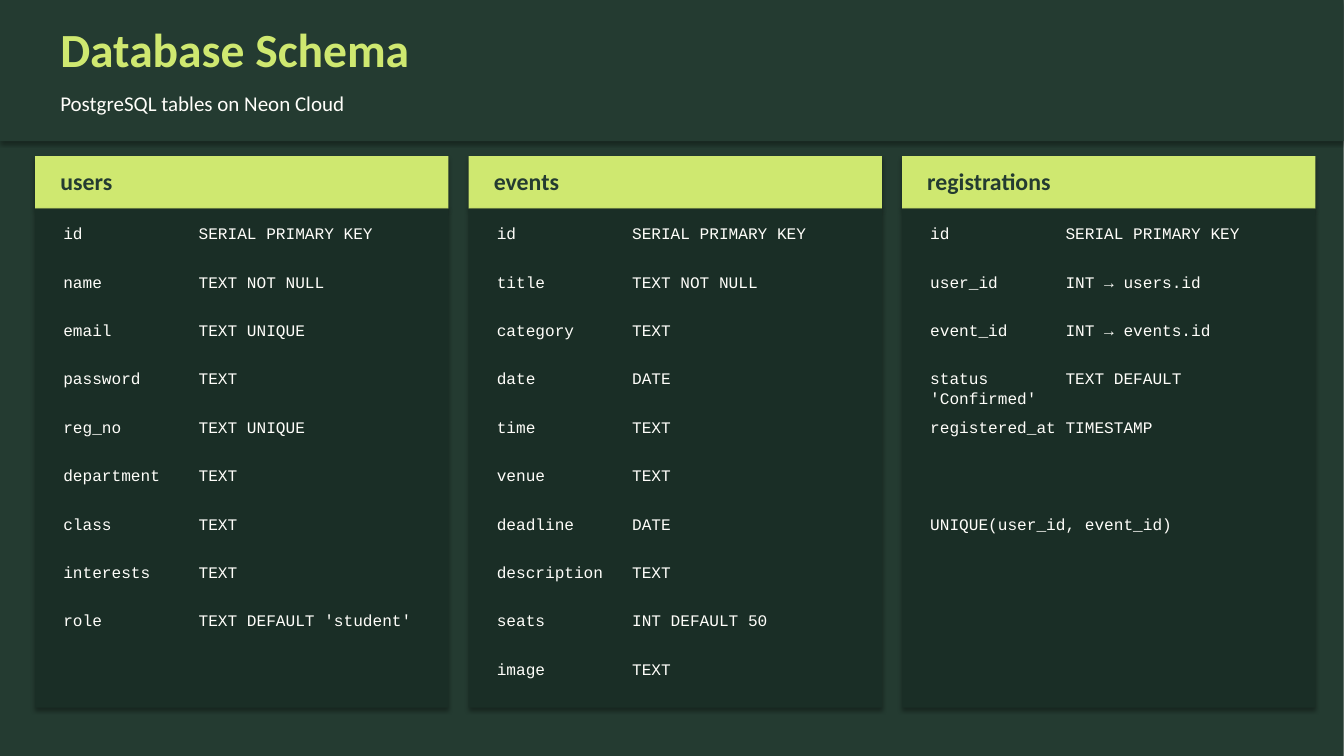
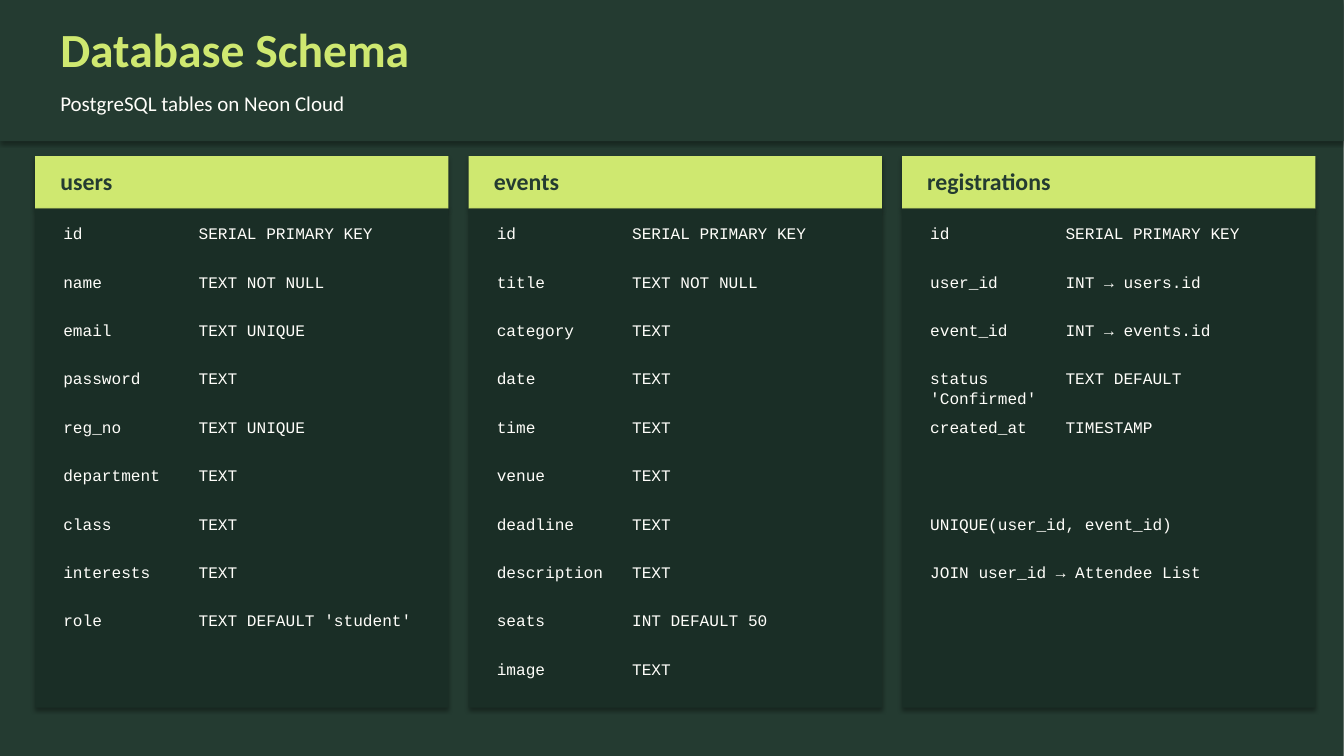
Before and after one commit to Abhi7Prajapathi/Events, a slide deck: slide 9 of CampusCircle_Presentation.pptx. Drawn at 1344x756 pixels with LibreOffice and Linux fonts; fonts in the diff are those of the drawing. Boxes give left, top, right and bottom in pixels: in the first picture for what was removed or moved away, otherwise in the second. Text is boxed around its words. In the diff, an @@ line names an element or a change of style, - is before the commit and + after.

Commit message:
feat: Admin event attendee roster view, CSV export, and updated PPT deck with Brevo & attendee features

```diff
--- a/CampusCircle_Presentation.pptx
+++ b/CampusCircle_Presentation.pptx
@@ text at [497, 372, 671, 384]: text changed @@
-date DATE
+date TEXT
@@ text at [930, 421, 1153, 435]: text changed @@
-registered_at TIMESTAMP
+created_at TIMESTAMP
@@ text at [497, 518, 671, 530]: text changed @@
-deadline DATE
+deadline TEXT
@@ text added at [930, 566, 1201, 580], 11.5 pt, text #FFFEFA @@
+JOIN user_id → Attendee List
```
Also in this commit, not shown: 10 other slides changed, 3 other files.
